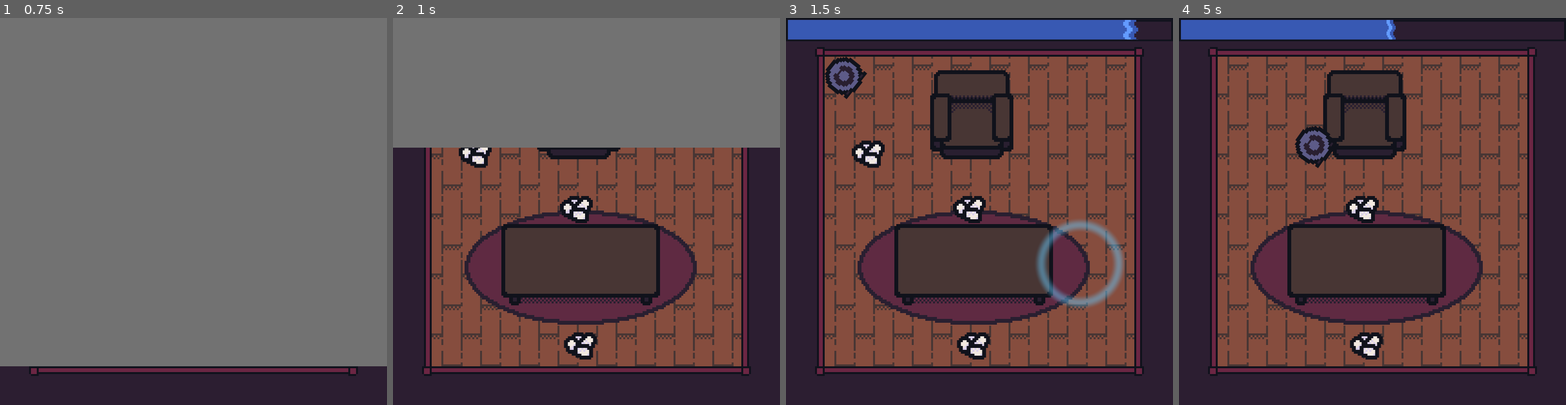
Above: before the commit, frames 1-4 (left to right).
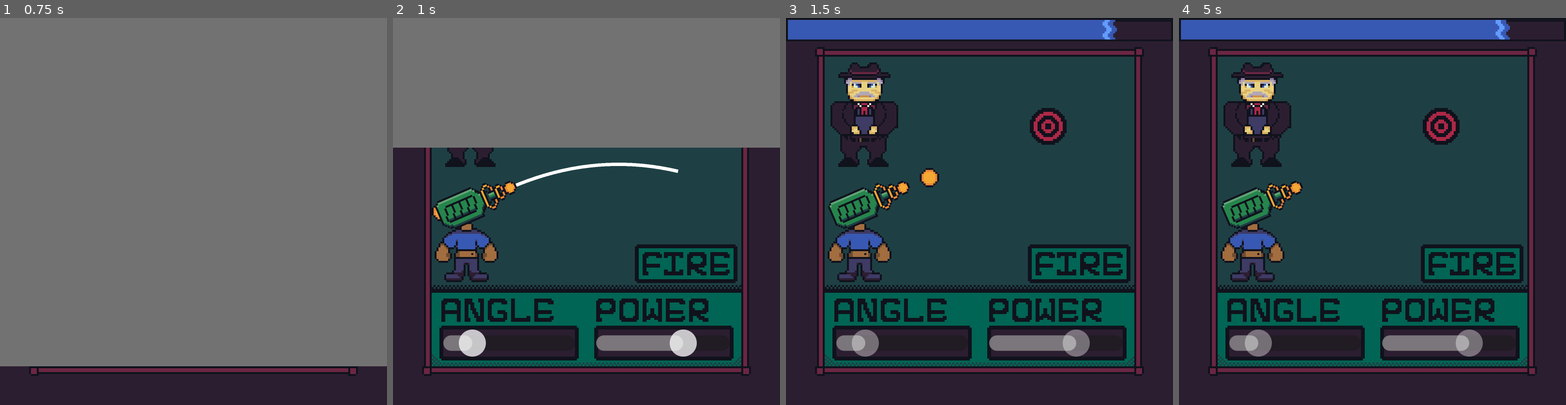
Above: after the commit, the same moments.

Repository: Loaf0/StocktonGameJam2025-2
Game: Godot game, scene res://gameplay/coreGameplay/Main.tscn
The game is run twice, just before and just after one commit, with the same random seed, the same clock (stepped at 60 frames per second) and the same inputs. Sound files missing from this copy of the repository are replaced by a short silence.
Inputs (mouse positions are in pixels of both pictures, inside the frame that each line leads up to):
- Up to frame 1 (0.75 s): move the mouse to (278, 192) at 0.52 s; press the mouse at (278, 192) at 0.53 s
- Up to frame 2 (1 s): no input
- Up to frame 3 (1.5 s): release the mouse at (1064, 192) at 1.25 s; click (1080, 265) at 1.27 s
- Up to frame 4 (5 s): move the mouse to (1295, 230) at 2.02 s; click (1295, 230) at 2.1 s; move the mouse to (1411, 126) at 2.77 s; press the mouse at (1411, 126) at 2.78 s; move the mouse to (1353, 288) at 3.52 s; release the mouse at (1353, 288) at 3.53 s; click (1353, 288) at 3.6 s; move the mouse to (1488, 269) at 4.27 s; press the mouse at (1488, 269) at 4.28 s

Frame 1 is identical in both runs. In frame 2, 45% of the frame differs, in the area x 10-90%, y 33-90%; in frame 3, 64%; in frame 4, 65%, in the area x 10-90%, y 0-90%.

Commit message:
robolaunch

Diff:
--- a/gameplay/coreGameplay/Main.tscn
+++ b/gameplay/coreGameplay/Main.tscn
@@ -1,7 +1,7 @@
 [gd_scene load_steps=3 format=3 uid="uid://yjl7pni13bil"]
 
 [ext_resource type="Script" uid="uid://cl1uq3lsg8moi" path="res://gameplay/coreGameplay/GameManager.gd" id="1_odk7f"]
-[ext_resource type="PackedScene" uid="uid://m3cob6b5boco" path="res://gameplay/minigames/roomba.tscn" id="2_aovv8"]
+[ext_resource type="PackedScene" uid="uid://dk0vm1432kb3m" path="res://gameplay/minigames/Catapult.tscn" id="2_aovv8"]
 
 [node name="Main" type="Node2D"]
 script = ExtResource("1_odk7f")
--- a/gameplay/minigames/Catapult.tscn
+++ b/gameplay/minigames/Catapult.tscn
@@ -1,13 +1,14 @@
-[gd_scene load_steps=18 format=3 uid="uid://dk0vm1432kb3m"]
+[gd_scene load_steps=20 format=3 uid="uid://dk0vm1432kb3m"]
 
 [ext_resource type="Script" uid="uid://dq7or2ucvdfqd" path="res://gameplay/minigames/catapult.gd" id="1_wmynx"]
 [ext_resource type="PackedScene" uid="uid://07ujs6uw6ish" path="res://gameplay/coreGameplay/MinigameTimer.tscn" id="2_38y13"]
 [ext_resource type="Texture2D" uid="uid://cnkkfj0tihplq" path="res://assets/minigames/Catapult/Background.png" id="2_sdgpq"]
 [ext_resource type="Texture2D" uid="uid://4vj5ft6s17b" path="res://assets/minigames/Catapult/Mob man.png" id="3_32xah"]
 [ext_resource type="Texture2D" uid="uid://cgr53jbqgtl0u" path="res://assets/minigames/Oven/Cheeseburger.jpg" id="3_unhu0"]
-[ext_resource type="Texture2D" uid="uid://b8mtsgvrto5bu" path="res://assets/minigames/Catapult/CornGunGuy.png" id="4_38y13"]
 [ext_resource type="Texture2D" uid="uid://ddp6xelwh0ldv" path="res://assets/minigames/Catapult/Corn ball.png" id="4_tdbx0"]
 [ext_resource type="Texture2D" uid="uid://bhnfk7ncxaxjt" path="res://assets/minigames/Catapult/Target.png" id="5_unhu0"]
+[ext_resource type="Texture2D" uid="uid://cvemr4cet1yqn" path="res://assets/minigames/Catapult/Corn gun guy body.png" id="7_sqql6"]
+[ext_resource type="Texture2D" uid="uid://bvqyqomox6714" path="res://assets/minigames/Catapult/Corn Gun guy head.png" id="8_4wua4"]
 
 [sub_resource type="StyleBoxEmpty" id="StyleBoxEmpty_sqql6"]
 
@@ -95,6 +96,10 @@
 &"RESET": SubResource("Animation_16em2")
 }
 
+[sub_resource type="Curve" id="Curve_sqql6"]
+_data = [Vector2(0.371831, 0.24502212), 0.0, 0.0, 0, 0, Vector2(1, 0.2522124), 0.0, 0.0, 0, 0]
+point_count = 2
+
 [node name="Catapult" type="Node2D"]
 script = ExtResource("1_wmynx")
 
@@ -177,6 +182,10 @@
 
 [node name="Game" type="Node2D" parent="."]
 
+[node name="Estimation" type="Line2D" parent="Game"]
+width = 7.0
+width_curve = SubResource("Curve_sqql6")
+
 [node name="Projectile" type="Node2D" parent="Game"]
 position = Vector2(-10, 95)
 
@@ -185,12 +194,21 @@
 region_rect = Rect2(90, 36, 9, 9)
 
 [node name="CatapultBase" type="Node2D" parent="Game"]
-position = Vector2(42, 114)
+position = Vector2(38, 121)
 metadata/_edit_group_ = true
 
 [node name="Sprite2D" type="Sprite2D" parent="Game/CatapultBase"]
-scale = Vector2(0.47500002, 0.47500002)
-texture = ExtResource("4_38y13")
+texture = ExtResource("7_sqql6")
+
+[node name="Pivot" type="Node2D" parent="Game/CatapultBase"]
+position = Vector2(0, -17)
+
+[node name="CornGunGuyHead" type="Sprite2D" parent="Game/CatapultBase/Pivot"]
+position = Vector2(9, -6)
+texture = ExtResource("8_4wua4")
+
+[node name="LaunchPosition" type="Node2D" parent="Game/CatapultBase/Pivot/CornGunGuyHead"]
+position = Vector2(18, 0)
 
 [node name="Target" type="Node2D" parent="Game"]
 position = Vector2(-34, 97)
@@ -198,7 +216,4 @@
 [node name="Sprite2D" type="Sprite2D" parent="Game/Target"]
 texture = ExtResource("5_unhu0")
 
-[node name="Estimation" type="Line2D" parent="Game"]
-width = 7.0
-
 [node name="AudioStreamPlayer2D" type="AudioStreamPlayer2D" parent="."]
--- a/gameplay/minigames/Oven.tscn
+++ b/gameplay/minigames/Oven.tscn
@@ -10,6 +10,94 @@
 
 [sub_resource type="RectangleShape2D" id="RectangleShape2D_usjo3"]
 size = Vector2(21, 24)
+
+[sub_resource type="Animation" id="Animation_un7j3"]
+resource_name = "Fail"
+length = 0.6
+tracks/0/type = "value"
+tracks/0/imported = false
+tracks/0/enabled = true
+tracks/0/path = NodePath("CanvasLayer/LaserContainer/Sprite2D:visible")
+tracks/0/interp = 1
+tracks/0/loop_wrap = true
+tracks/0/keys = {
+"times": PackedFloat32Array(0),
+"transitions": PackedFloat32Array(1),
+"update": 1,
+"values": [true]
+}
+tracks/1/type = "value"
+tracks/1/imported = false
+tracks/1/enabled = true
+tracks/1/path = NodePath("CanvasLayer/LaserContainer/Sprite2D3:visible")
+tracks/1/interp = 1
+tracks/1/loop_wrap = true
+tracks/1/keys = {
+"times": PackedFloat32Array(0),
+"transitions": PackedFloat32Array(1),
+"update": 1,
+"values": [true]
+}
+tracks/2/type = "value"
+tracks/2/imported = false
+tracks/2/enabled = true
+tracks/2/path = NodePath("CanvasLayer/LaserContainer/Sprite2D2:visible")
+tracks/2/interp = 1
+tracks/2/loop_wrap = true
+tracks/2/keys = {
+"times": PackedFloat32Array(0),
+"transitions": PackedFloat32Array(1),
+"update": 1,
+"values": [true]
+}
+tracks/3/type = "value"
+tracks/3/imported = false
+tracks/3/enabled = true
+tracks/3/path = NodePath("CanvasLayer/LaserContainer/Sprite2D:modulate")
+tracks/3/interp = 1
+tracks/3/loop_wrap = true
+tracks/3/keys = {
+"times": PackedFloat32Array(0, 0.26666668, 0.37),
+"transitions": PackedFloat32Array(1, 1, 1),
+"update": 0,
+"values": [Color(1, 1, 1, 0), Color(1, 1, 1, 1), Color(1, 1, 1, 0)]
+}
+tracks/4/type = "value"
+tracks/4/imported = false
+tracks/4/enabled = true
+tracks/4/path = NodePath("CanvasLayer/LaserContainer/Sprite2D3:modulate")
+tracks/4/interp = 1
+tracks/4/loop_wrap = true
+tracks/4/keys = {
+"times": PackedFloat32Array(0, 0.26666668, 0.37),
+"transitions": PackedFloat32Array(1, 1, 1),
+"update": 0,
+"values": [Color(1, 1, 1, 0), Color(1, 1, 1, 1), Color(1, 1, 1, 0)]
+}
+tracks/5/type = "value"
+tracks/5/imported = false
+tracks/5/enabled = true
+tracks/5/path = NodePath("CanvasLayer/LaserContainer/Sprite2D2:modulate")
+tracks/5/interp = 1
+tracks/5/loop_wrap = true
+tracks/5/keys = {
+"times": PackedFloat32Array(0, 0.26666668, 0.37),
+"transitions": PackedFloat32Array(1, 1, 1),
+"update": 0,
+"values": [Color(1, 1, 1, 0), Color(1, 1, 1, 1), Color(1, 1, 1, 0)]
+}
+tracks/6/type = "value"
+tracks/6/imported = false
+tracks/6/enabled = true
+tracks/6/path = NodePath("CanvasLayer/LaserContainer/Food:frame")
+tracks/6/interp = 1
+tracks/6/loop_wrap = true
+tracks/6/keys = {
+"times": PackedFloat32Array(0, 0.23333333),
+"transitions": PackedFloat32Array(1, 1),
+"update": 1,
+"values": [0, 2]
+}
 
 [sub_resource type="Animation" id="Animation_2pff3"]
 resource_name = "Pass"
@@ -186,94 +274,6 @@
 "values": [0]
 }
 
-[sub_resource type="Animation" id="Animation_un7j3"]
-resource_name = "Fail"
-length = 0.6
-tracks/0/type = "value"
-tracks/0/imported = false
-tracks/0/enabled = true
-tracks/0/path = NodePath("CanvasLayer/LaserContainer/Sprite2D:visible")
-tracks/0/interp = 1
-tracks/0/loop_wrap = true
-tracks/0/keys = {
-"times": PackedFloat32Array(0),
-"transitions": PackedFloat32Array(1),
-"update": 1,
-"values": [true]
-}
-tracks/1/type = "value"
-tracks/1/imported = false
-tracks/1/enabled = true
-tracks/1/path = NodePath("CanvasLayer/LaserContainer/Sprite2D3:visible")
-tracks/1/interp = 1
-tracks/1/loop_wrap = true
-tracks/1/keys = {
-"times": PackedFloat32Array(0),
-"transitions": PackedFloat32Array(1),
-"update": 1,
-"values": [true]
-}
-tracks/2/type = "value"
-tracks/2/imported = false
-tracks/2/enabled = true
-tracks/2/path = NodePath("CanvasLayer/LaserContainer/Sprite2D2:visible")
-tracks/2/interp = 1
-tracks/2/loop_wrap = true
-tracks/2/keys = {
-"times": PackedFloat32Array(0),
-"transitions": PackedFloat32Array(1),
-"update": 1,
-"values": [true]
-}
-tracks/3/type = "value"
-tracks/3/imported = false
-tracks/3/enabled = true
-tracks/3/path = NodePath("CanvasLayer/LaserContainer/Sprite2D:modulate")
-tracks/3/interp = 1
-tracks/3/loop_wrap = true
-tracks/3/keys = {
-"times": PackedFloat32Array(0, 0.26666668, 0.37),
-"transitions": PackedFloat32Array(1, 1, 1),
-"update": 0,
-"values": [Color(1, 1, 1, 0), Color(1, 1, 1, 1), Color(1, 1, 1, 0)]
-}
-tracks/4/type = "value"
-tracks/4/imported = false
-tracks/4/enabled = true
-tracks/4/path = NodePath("CanvasLayer/LaserContainer/Sprite2D3:modulate")
-tracks/4/interp = 1
-tracks/4/loop_wrap = true
-tracks/4/keys = {
-"times": PackedFloat32Array(0, 0.26666668, 0.37),
-"transitions": PackedFloat32Array(1, 1, 1),
-"update": 0,
-"values": [Color(1, 1, 1, 0), Color(1, 1, 1, 1), Color(1, 1, 1, 0)]
-}
-tracks/5/type = "value"
-tracks/5/imported = false
-tracks/5/enabled = true
-tracks/5/path = NodePath("CanvasLayer/LaserContainer/Sprite2D2:modulate")
-tracks/5/interp = 1
-tracks/5/loop_wrap = true
-tracks/5/keys = {
-"times": PackedFloat32Array(0, 0.26666668, 0.37),
-"transitions": PackedFloat32Array(1, 1, 1),
-"update": 0,
-"values": [Color(1, 1, 1, 0), Color(1, 1, 1, 1), Color(1, 1, 1, 0)]
-}
-tracks/6/type = "value"
-tracks/6/imported = false
-tracks/6/enabled = true
-tracks/6/path = NodePath("CanvasLayer/LaserContainer/Food:frame")
-tracks/6/interp = 1
-tracks/6/loop_wrap = true
-tracks/6/keys = {
-"times": PackedFloat32Array(0, 0.23333333),
-"transitions": PackedFloat32Array(1, 1),
-"update": 1,
-"values": [0, 2]
-}
-
 [sub_resource type="AnimationLibrary" id="AnimationLibrary_un7j3"]
 _data = {
 &"Fail": SubResource("Animation_un7j3"),
@@ -321,7 +321,6 @@
 
 [node name="Slider" type="TextureRect" parent="CanvasLayer/ButtonContainer/AnimatableBody2D"]
 texture_filter = 1
-anchors_preset = -1
 offset_left = -10.0
 offset_right = 11.0
 offset_bottom = 24.0
@@ -372,7 +371,6 @@
 
 [node name="Slider" type="TextureRect" parent="CanvasLayer/ButtonContainer2/AnimatableBody2D"]
 texture_filter = 1
-anchors_preset = -1
 offset_left = -10.0
 offset_right = 11.0
 offset_bottom = 24.0
@@ -423,7 +421,6 @@
 
 [node name="Slider" type="TextureRect" parent="CanvasLayer/ButtonContainer3/AnimatableBody2D"]
 texture_filter = 1
-anchors_preset = -1
 offset_left = -10.0
 offset_right = 11.0
 offset_bottom = 24.0
--- a/gameplay/minigames/catapult.gd
+++ b/gameplay/minigames/catapult.gd
@@ -13,6 +13,9 @@
 @onready var music = preload("res://assets/msfx/minigameMusic/gun head guy thing_2.wav")
 @onready var fire_sfx = preload("res://assets/minigames/Catapult/cornguylaunch.mp3")
 
+@onready var pivot = $Game/CatapultBase/Pivot
+@onready var launch_pos = $Game/CatapultBase/Pivot/CornGunGuyHead/LaunchPosition
+
 var gravity := Vector2(0, 200)
 var projectile_velocity := Vector2.ZERO
 var launched := false
@@ -20,6 +23,7 @@
 
 var power_range := Vector2(50, 120)
 var angle_range := Vector2(15, 75)
+var bounds := Rect2(70, 30, 100, 70)
 var collision_radius := 15
 
 const FADE_TIME = 1.0
@@ -31,20 +35,16 @@
 	launched = false
 	_reset_projectile()
 
-	# random target placement
-	var dist_min = 100 + difficulty * 5
-	var dist_max = 180 + difficulty * 10
-	var height_min = 20
-	var height_max = 150
-	target.position = Vector2(randf_range(dist_min, dist_max), randf_range(height_min, height_max))
+	target.position = Vector2(
+		randf_range(bounds.position.x, bounds.end.x),
+		randf_range(bounds.position.y, bounds.end.y)
+	)
 
 	gravity.y = 60 + randf_range(0, difficulty * 10)
 
-	# random starting sliders
 	power_slider.value = randf_range(0, power_slider.max_value)
 	angle_slider.value = randf_range(0, angle_slider.max_value)
 
-	# disconnect any old signals before reconnecting
 	if power_slider.is_connected("value_changed", _update_arc):
 		power_slider.disconnect("value_changed", _update_arc)
 	if angle_slider.is_connected("value_changed", _update_arc):
@@ -54,29 +54,30 @@
 	if timer.is_connected("time_up", _on_time_up):
 		timer.disconnect("time_up", _on_time_up)
 
-	# reconnect signals cleanly
 	power_slider.value_changed.connect(_update_arc)
 	angle_slider.value_changed.connect(_update_arc)
 	launch_button.pressed.connect(_on_launch_pressed)
 	timer.time_up.connect(_on_time_up)
 
-	# start music and timer
 	_fade_in_music()
 	_update_arc()
 	timer.start()
-
 
 func _update_arc(_v = 0):
 	var angle_deg = lerp(angle_range.x, angle_range.y, angle_slider.value / angle_slider.max_value)
 	var power = lerp(power_range.x, power_range.y, power_slider.value / power_slider.max_value)
 	var angle_rad = deg_to_rad(angle_deg)
+
+	pivot.rotation = -angle_rad
+
 	var v0 = Vector2(cos(angle_rad), -sin(angle_rad)) * power
+	var start_pos = launch_pos.global_position
 
 	var points = []
 	for t in range(0, 20):
 		var time = t * 0.05
-		var pos = Vector2(v0.x * time, v0.y * time + 0.5 * gravity.y * time * time)
-		points.append(projectile.position + pos)
+		var pos = start_pos + Vector2(v0.x * time, v0.y * time + 0.5 * gravity.y * time * time)
+		points.append(pos)
 	arc_line.points = points
 
 
@@ -91,12 +92,16 @@
 	var angle_deg = lerp(angle_range.x, angle_range.y, angle_slider.value / angle_slider.max_value)
 	var power = lerp(power_range.x, power_range.y, power_slider.value / power_slider.max_value)
 	var angle_rad = deg_to_rad(angle_deg)
+
 	projectile_velocity = Vector2(cos(angle_rad), -sin(angle_rad)) * power
+
+	projectile.position = launch_pos.global_position
 
 	arc_line.visible = false
 	power_slider.editable = false
 	angle_slider.editable = false
 	launch_button.disabled = true
+
 
 
 func _process(delta):
--- a/gameplay/minigames/oven.gd
+++ b/gameplay/minigames/oven.gd
@@ -35,9 +35,9 @@
 var perfect_ranges: Array = []
 
 var difficulty_settings = {
-	1: {"range_size": 0.25, "time_limit": 10.0, "speed": 1.0},
-	2: {"range_size": 0.18, "time_limit": 7.5, "speed": 1.2},
-	3: {"range_size": 0.12, "time_limit": 5.0, "speed": 1.5}
+	1: {"range_size": 0.3, "time_limit": 10.0, "speed": 1.0},
+	2: {"range_size": 0.27, "time_limit": 7.5, "speed": 1.1},
+	3: {"range_size": 0.25, "time_limit": 5.0, "speed": 1.3}
 }
 
 const FADE_TIME = 1.0
